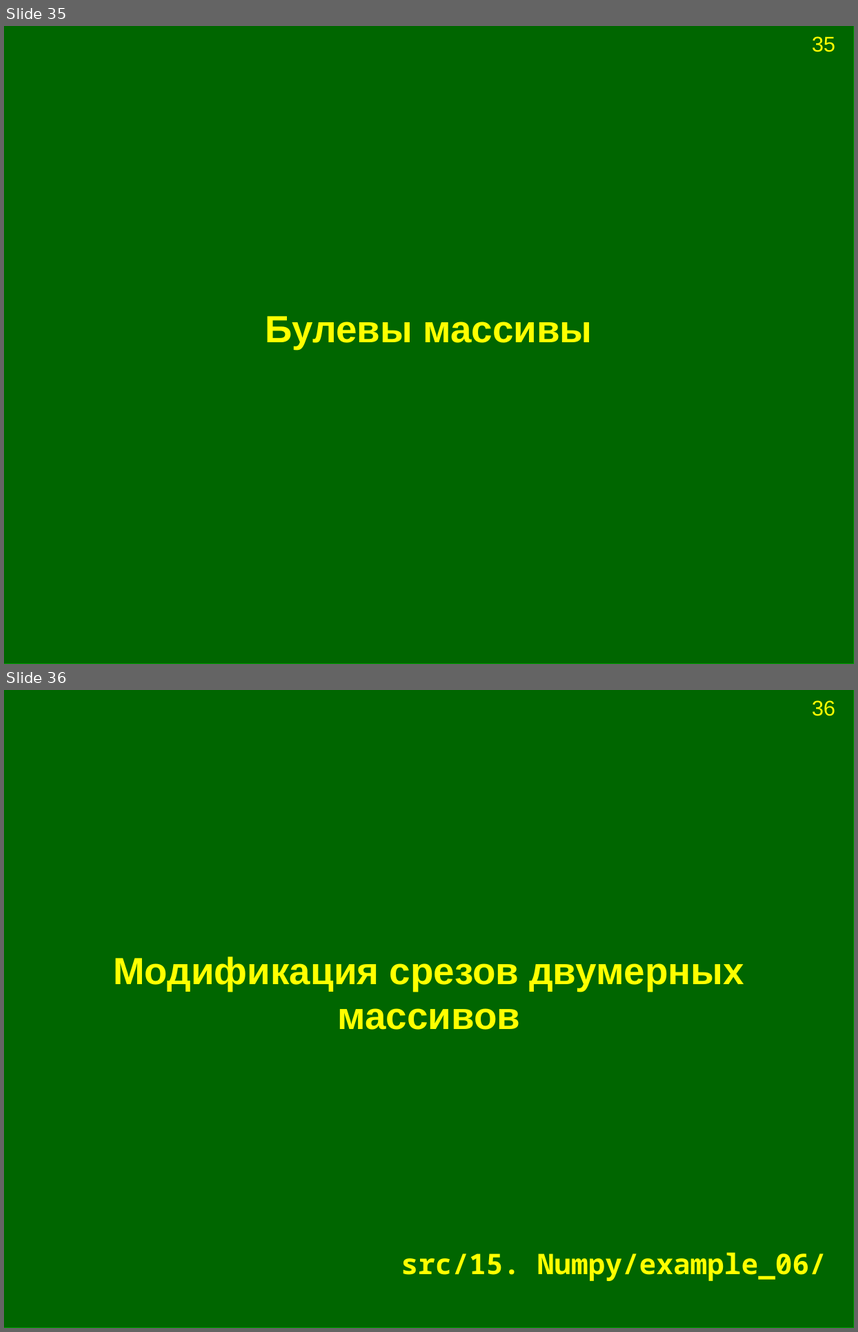
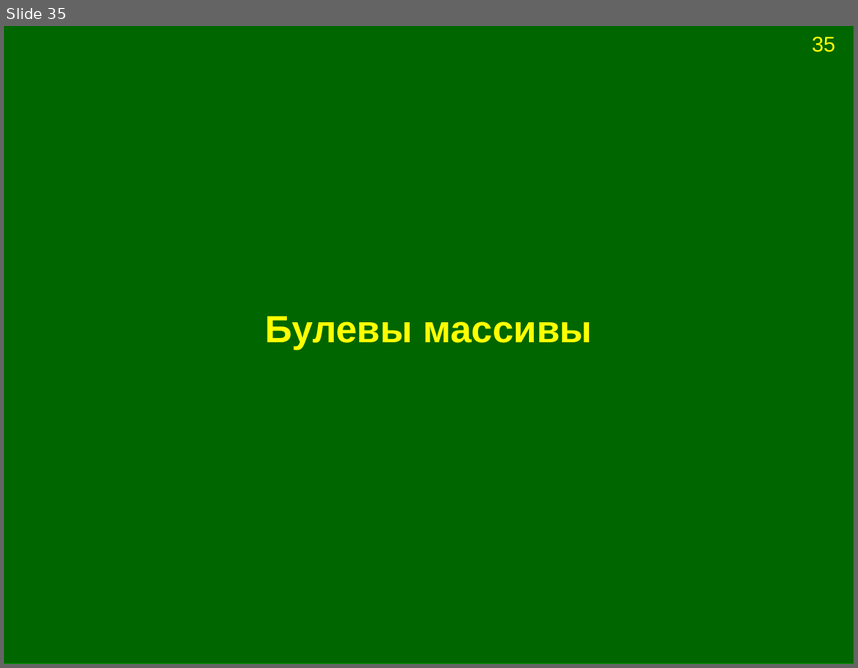
Before and after one commit to Jenyay/modelling, a slide deck: python language/presentations/15. Numpy.odp. Shown one above the other, each under a label of ours: slides 35 and 36 before the commit, slide 35 after it. The pictures are 858x1332 and 858x668 pixels, drawn with LibreOffice and Linux fonts; fonts in the diff are those of the drawing. Boxes give left, top, right and bottom in pixels: in the first picture for what was removed or moved away, otherwise in the second. Text is boxed around its words. In the diff, an @@ line names an element or a change of style, - is before the commit and + after.

Commit message:
Добавления и исправления в презентации про Numpy и Matplotlib

```diff
--- a/python language/presentations/15. Numpy.odp
+++ b/python language/presentations/15. Numpy.odp
@@ slide 36 removed at [4, 690, 854, 1328], background #FFFFFF; not listed: 2 template elements that a slide beside it also shows @@
@@ title removed at [113, 956, 744, 1029] @@
-Модификация срезов двумерных массивов
@@ title removed at [401, 1252, 826, 1281] @@
-src/15. Numpy/example_06/
```
Also in this commit, not shown: 2 other files.
